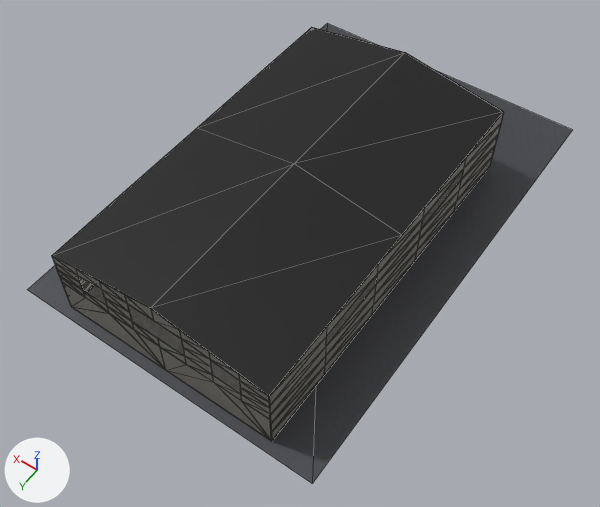
What one commit did to the COLLADA model simulation/models/warehouse/meshes/warehouse.dae.
Rendered twice from a camera (50 mm lens) standing at (-40.2, 55.1, 82.8) and looking at (-2.5, 2.3, -0.1). The axes (+X, +Y, +Z) are drawn at lower left. The lights are the same throughout. The picture after the commit comes second. Mesh edges are drawn as thin lines. Where no turn or scale is listed for an object, it has been applied to the vertices.

The first picture shows 'Wall1', 'Wall3', 'ground', 'ground_out', 'roof' and 1 more.
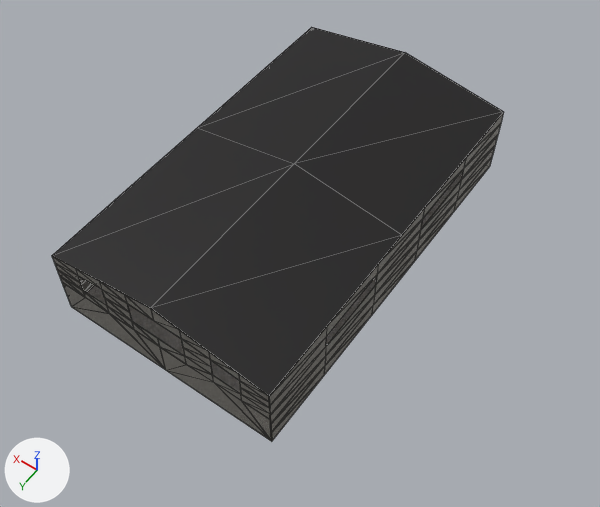
What differs and where, as boxes (x1, y1, x2, y2) in the pictures (600 x 507 px):
'ground_out', deleted: before (28, 23, 572, 484)

Edits to the bpy script that builds the scene:
```text
Remove ob_ground_out:
    ob_ground_out = bpy.data.objects.new('ground_out', me_plane_019)
    ob_ground_out.location = (0.0, -6.1, 0.0)
```
